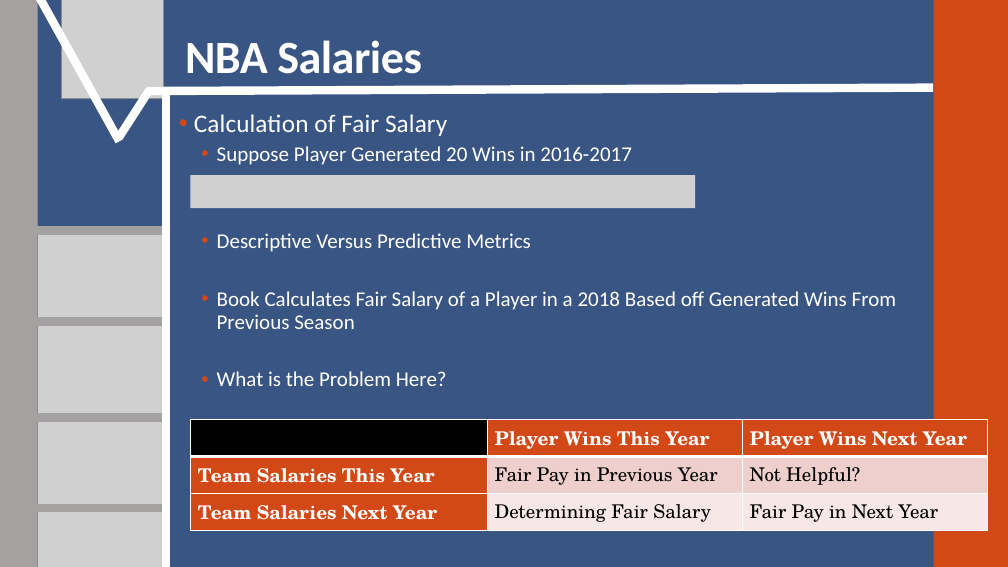
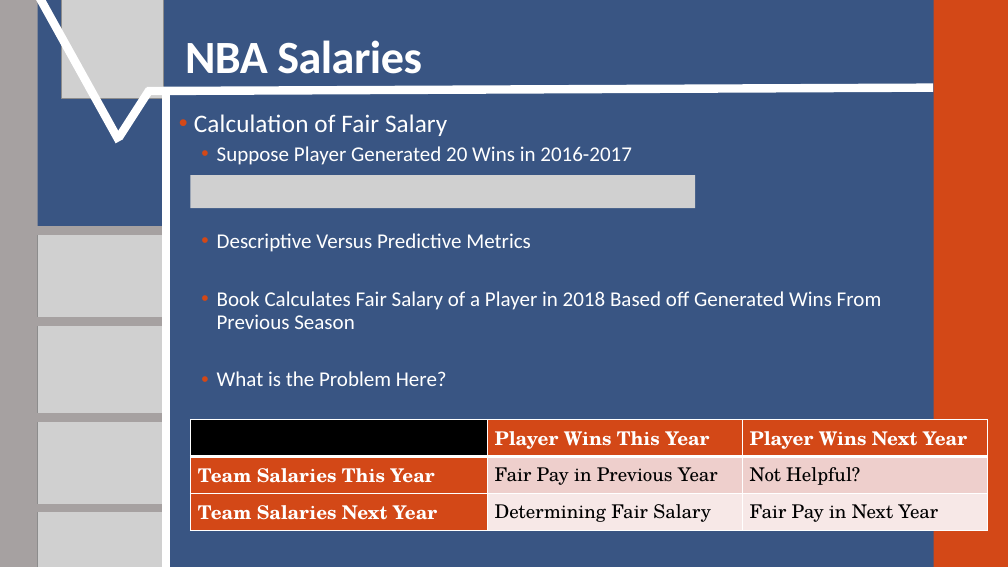
Before and after one commit to SuperMarioGiacomazzo/STOR538_WEBSITE, a slide deck: slide 6 of Slides/Basketball 4/Basketball_4_Lecture.pptx. Drawn at 1008x567 pixels with LibreOffice and Linux fonts; fonts in the diff are those of the drawing; grey boxes stand for pictures. Boxes give left, top, right and bottom in pixels: in the first picture for what was removed or moved away, otherwise in the second. Text is boxed around its words. In the diff, an @@ line names an element or a change of style, - is before the commit and + after.

```diff
--- a/Slides/Basketball 4/Basketball_4_Lecture.pptx
+++ b/Slides/Basketball 4/Basketball_4_Lecture.pptx
@@ text at bbox=[217, 291, 882, 329]: text changed @@
-  • Book Calculates Fair Salary of a Player in a 2018 Based off Generated Wins From Previous Season
+  • Book Calculates Fair Salary of a Player in 2018 Based off Generated Wins From Previous Season
```
Also in this commit, not shown: 2 other files.
